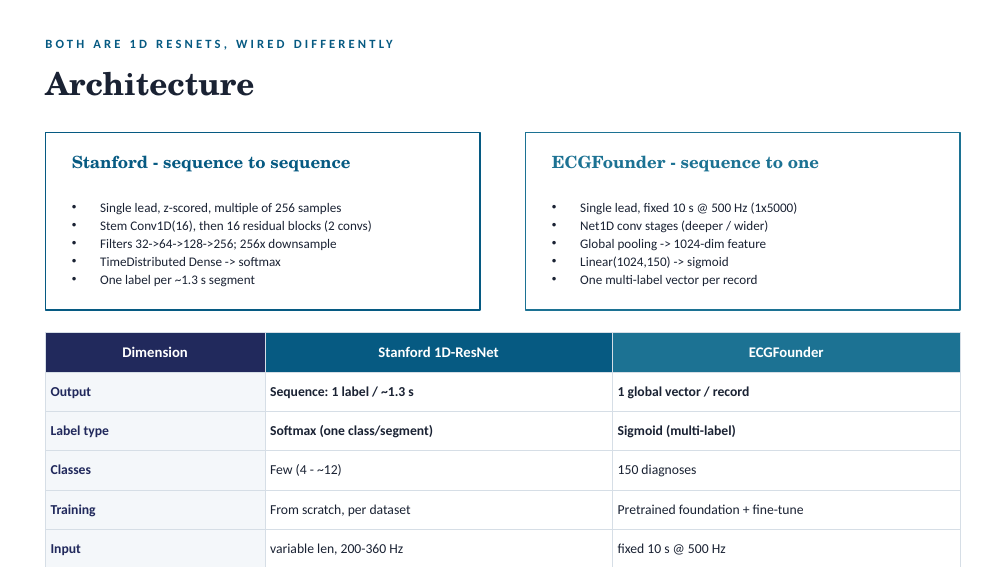
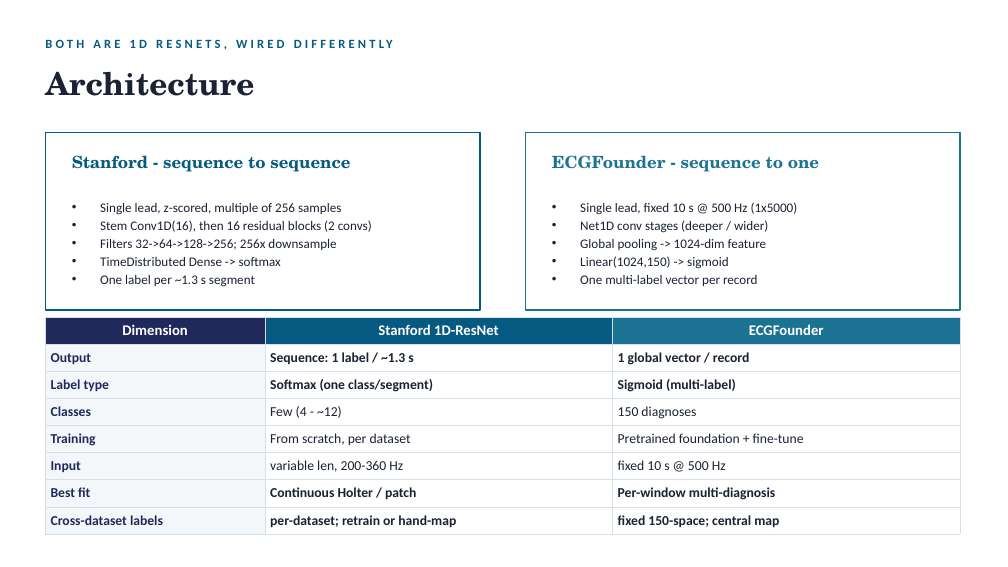
Before and after one commit to yuan842/ECGFounder, a slide deck: slide 2 of docs/Stanford_vs_ECGFounder_3page.pptx. Drawn at 1008x567 pixels with LibreOffice and Linux fonts; fonts in the diff are those of the drawing. Boxes give left, top, right and bottom in pixels: in the first picture for what was removed or moved away, otherwise in the second. Text is boxed around its words. In the diff, an @@ line names an element or a change of style, - is before the commit and + after.

```diff
--- a/docs/Stanford_vs_ECGFounder_3page.pptx
+++ b/docs/Stanford_vs_ECGFounder_3page.pptx
@@ table at (45, 318, 960, 531) @@
+row 8: Cross-dataset labels | per-dataset; retrain or hand-map | fixed 150-space; central map
@@ table: place and size @@
-table at (45, 333, 960, 559)
+table at (45, 318, 960, 531)
```
Also in this commit, not shown: 3 other files.
